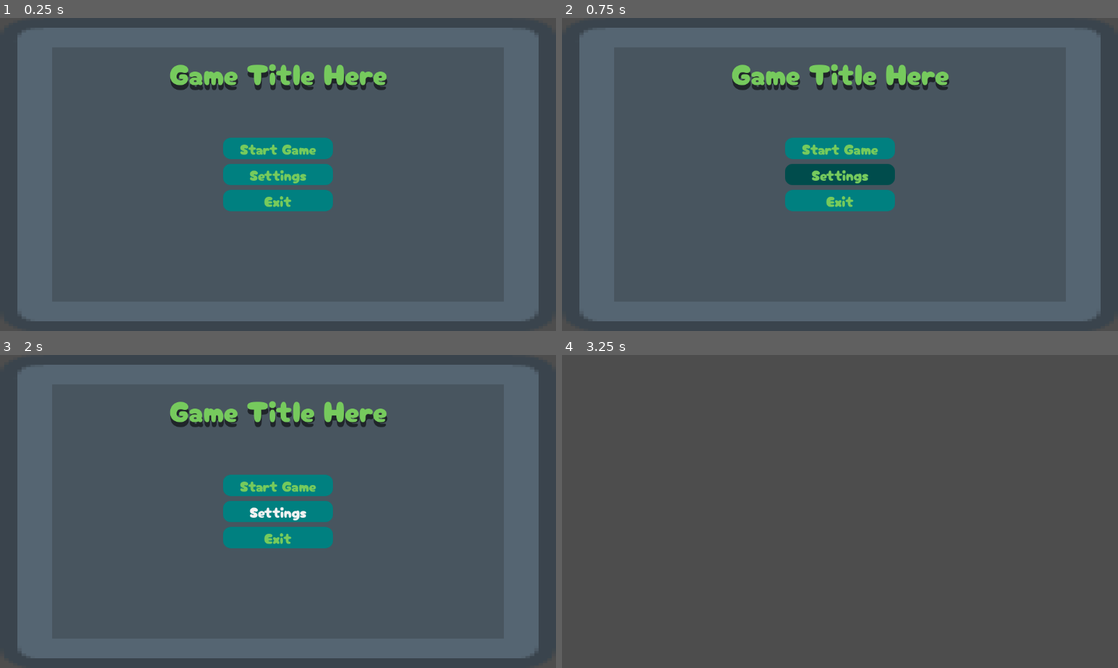
Above: before the commit, frames 1-4 (two rows, left to right).
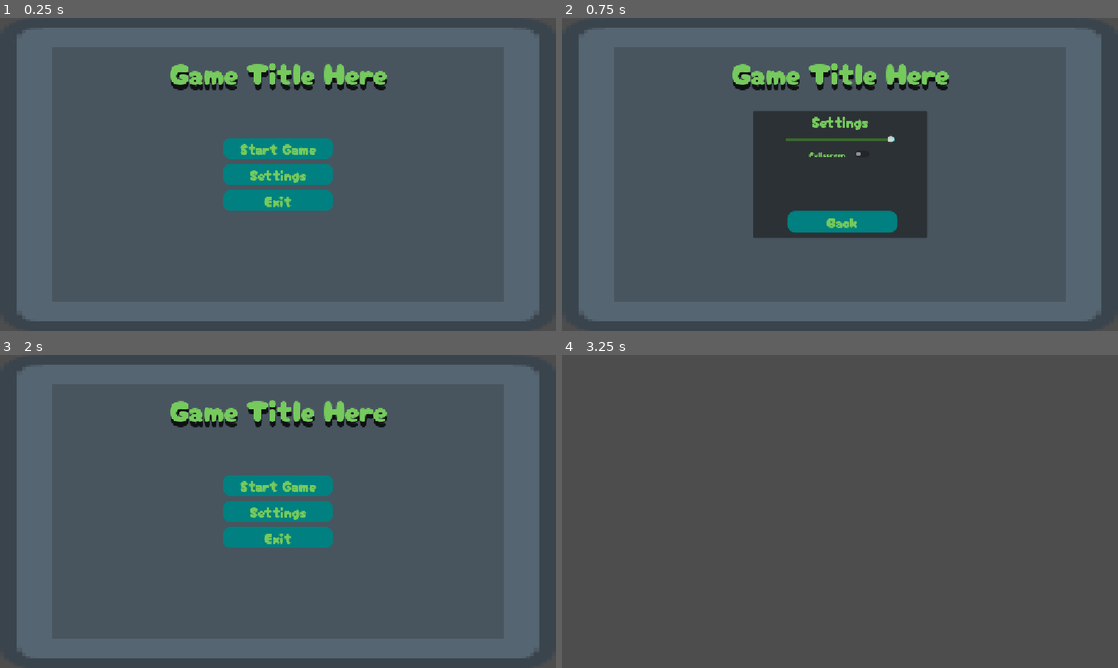
Above: after the commit, the same moments.

Repository: Meoah/Team-Awesome
Game: Godot game, scene res://Scenes/MainMenu.tscn
Two runs of this game, one before a commit and one after it. Both use one fixed random seed, a clock stepped at 60 frames per second and the inputs below. This scene is started directly instead of the project's main scene.
Inputs (mouse positions are in pixels of both pictures, inside the frame that each line leads up to):
- Up to frame 1 (0.25 s): no input
- Up to frame 2 (0.75 s): click "Settings" at 0.5 s
- Up to frame 3 (2 s): click (278, 558) at 1.25 s, where only the run after the commit has a clickable "Back"
- Up to frame 4 (3.25 s): click "Start Game" at 2 s; tap Enter at 2.75 s

The runs differ from the first frame. In frame 1, 1.0% of the frame differs, in the area x 3-97%, y 4-96%; in frame 2, 13%; in frame 3, 1.2%; in frame 4, nothing differs.

Commit message:
Main Menu updates
All main menu buttons are functional. The settings features are functional

Diff:
--- /dev/null
+++ b/MainMenu/Audio_Volume.gd
@@ -0,0 +1,13 @@
+extends HSlider
+
+@export var audio_bus_name: String #creates a variable of String type that will give a name to an audio bus
+
+var audio_bus_id #declares a variable that can be used as a parameter for the
+				 #AudioServer function
+
+func _ready():
+	audio_bus_id = AudioServer.get_bus_index(audio_bus_name)
+
+func _on_value_changed(value) -> void:
+	var db = linear_to_db(value) #converts volume to decibals
+	AudioServer.set_bus_volume_db(audio_bus_id, db)
--- /dev/null
+++ b/MainMenu/fullscreen_control.gd
@@ -0,0 +1,11 @@
+extends CheckButton
+
+
+
+
+
+func _on_toggled(toggled_on: bool) -> void:
+	if toggled_on == true:
+		DisplayServer.window_set_mode(DisplayServer.WINDOW_MODE_FULLSCREEN)
+	else:
+		DisplayServer.window_set_mode(DisplayServer.WINDOW_MODE_WINDOWED)
--- a/MainMenu/main_menu.gd
+++ b/MainMenu/main_menu.gd
@@ -1,10 +1,12 @@
 extends Control
+@onready var main_buttons = $MainButtons
+@onready var settings = $Settings
 
 
 # Called when the node enters the scene tree for the first time.
 func _ready():
-	pass # Replace with function body.
-
+	main_buttons.visible = true
+	settings.visible = false
 
 # Called every frame. 'delta' is the elapsed time since the previous frame.
 func _process(delta):
@@ -17,7 +19,14 @@
 
 func _on_settings_pressed():
 	print("Settings Pressed")
+	main_buttons.visible = false
+	settings.visible = true
 
 
 func _on_exit_pressed():
 	get_tree().quit() #exits out of game
+
+
+
+func _on_backbutton_pressed():
+	_ready()
--- a/Scenes/MainMenu.tscn
+++ b/Scenes/MainMenu.tscn
@@ -1,8 +1,11 @@
-[gd_scene load_steps=9 format=3 uid="uid://bs6fqe1euvjxa"]
+[gd_scene load_steps=14 format=3 uid="uid://bs6fqe1euvjxa"]
 
 [ext_resource type="Script" uid="uid://c5uuc65y6jov" path="res://MainMenu/main_menu.gd" id="1_8saeu"]
 [ext_resource type="Texture2D" uid="uid://mrwdcjhpn1jb" path="res://MainMenu/panel_grey_dark.png" id="2_ghw46"]
 [ext_resource type="FontFile" uid="uid://ciwjf56aydm2a" path="res://MainMenu/CherryBombOne-Regular.ttf" id="3_df05h"]
+[ext_resource type="AudioStream" uid="uid://dcnj3g2bih1qe" path="res://MainMenu/time_for_adventure.mp3" id="4_ghw46"]
+[ext_resource type="Script" uid="uid://c2kycjhjsowfw" path="res://MainMenu/Audio_Volume.gd" id="5_df05h"]
+[ext_resource type="Script" uid="uid://bubl3cxipu10w" path="res://MainMenu/fullscreen_control.gd" id="6_8um5k"]
 
 [sub_resource type="StyleBoxTexture" id="StyleBoxTexture_e6quo"]
 texture = ExtResource("2_ghw46")
@@ -34,6 +37,14 @@
 
 [sub_resource type="StyleBoxEmpty" id="StyleBoxEmpty_onc8m"]
 
+[sub_resource type="StyleBoxLine" id="StyleBoxLine_8saeu"]
+color = Color(0, 0.5019608, 0.5019608, 1)
+thickness = 6
+
+[sub_resource type="StyleBoxLine" id="StyleBoxLine_ghw46"]
+color = Color(0.22768125, 0.40849665, 0.17381111, 1)
+thickness = 6
+
 [node name="Main_Menu" type="Control"]
 layout_mode = 3
 anchors_preset = 15
@@ -43,7 +54,7 @@
 grow_vertical = 2
 script = ExtResource("1_8saeu")
 
-[node name="Panel" type="Panel" parent="."]
+[node name="Background" type="Panel" parent="."]
 layout_mode = 1
 anchors_preset = 15
 anchor_right = 1.0
@@ -52,7 +63,7 @@
 grow_vertical = 2
 theme_override_styles/panel = SubResource("StyleBoxTexture_e6quo")
 
-[node name="VBoxContainer" type="VBoxContainer" parent="."]
+[node name="MainButtons" type="VBoxContainer" parent="."]
 layout_mode = 1
 anchors_preset = 8
 anchor_left = 0.5
@@ -67,7 +78,7 @@
 grow_vertical = 2
 theme_override_constants/separation = 10
 
-[node name="Button" type="Button" parent="VBoxContainer"]
+[node name="StartButton" type="Button" parent="MainButtons"]
 layout_mode = 2
 theme_override_colors/font_color = Color(0.46247053, 0.792735, 0.36279032, 1)
 theme_override_colors/font_pressed_color = Color(0.4627451, 0.7921569, 0.3647059, 1)
@@ -82,7 +93,7 @@
 text = "Start Game
 "
 
-[node name="Button2" type="Button" parent="VBoxContainer"]
+[node name="SettingsButton" type="Button" parent="MainButtons"]
 layout_mode = 2
 theme_override_colors/font_color = Color(0.46247053, 0.792735, 0.36279032, 1)
 theme_override_colors/font_pressed_color = Color(0.4627451, 0.7921569, 0.3647059, 1)
@@ -96,7 +107,7 @@
 text = "Settings
 "
 
-[node name="Button3" type="Button" parent="VBoxContainer"]
+[node name="ExitButton" type="Button" parent="MainButtons"]
 layout_mode = 2
 theme_override_colors/font_color = Color(0.46247053, 0.792735, 0.36279032, 1)
 theme_override_colors/font_pressed_color = Color(0.4627451, 0.7921569, 0.3647059, 1)
@@ -131,6 +142,91 @@
 text = "Game Title Here
 "
 
-[connection signal="pressed" from="VBoxContainer/Button" to="." method="_on_start_pressed"]
-[connection signal="pressed" from="VBoxContainer/Button2" to="." method="_on_settings_pressed"]
-[connection signal="pressed" from="VBoxContainer/Button3" to="." method="_on_exit_pressed"]
+[node name="AudioStreamPlayer" type="AudioStreamPlayer" parent="."]
+stream = ExtResource("4_ghw46")
+autoplay = true
+bus = &"Music"
+
+[node name="Settings" type="Panel" parent="."]
+layout_mode = 1
+anchors_preset = 8
+anchor_left = 0.5
+anchor_top = 0.5
+anchor_right = 0.5
+anchor_bottom = 0.5
+offset_left = -180.5
+offset_top = -132.0
+offset_right = 180.5
+offset_bottom = 132.0
+grow_horizontal = 2
+grow_vertical = 2
+
+[node name="Label" type="Label" parent="Settings"]
+layout_mode = 1
+anchors_preset = 10
+anchor_right = 1.0
+offset_bottom = 46.0
+grow_horizontal = 2
+theme_override_colors/font_color = Color(0.4627451, 0.7921569, 0.3647059, 1)
+theme_override_fonts/font = ExtResource("3_df05h")
+theme_override_font_sizes/font_size = 30
+text = "Settings"
+horizontal_alignment = 1
+
+[node name="BackButton" type="Button" parent="Settings"]
+layout_mode = 0
+offset_left = 70.5
+offset_top = 208.0
+offset_right = 298.5
+offset_bottom = 252.0
+theme_override_colors/font_color = Color(0.46247053, 0.792735, 0.36279032, 1)
+theme_override_colors/font_pressed_color = Color(0.4627451, 0.7921569, 0.3647059, 1)
+theme_override_colors/font_hover_color = Color(0.4627451, 0.7921569, 0.3647059, 1)
+theme_override_fonts/font = ExtResource("3_df05h")
+theme_override_font_sizes/font_size = 30
+theme_override_styles/normal = SubResource("StyleBoxFlat_kenku")
+theme_override_styles/pressed = SubResource("StyleBoxFlat_e6quo")
+theme_override_styles/hover = SubResource("StyleBoxFlat_onc8m")
+theme_override_styles/focus = SubResource("StyleBoxEmpty_onc8m")
+text = "Back
+"
+
+[node name="AudioControl" type="HSlider" parent="Settings"]
+layout_mode = 1
+anchors_preset = 8
+anchor_left = 0.5
+anchor_top = 0.5
+anchor_right = 0.5
+anchor_bottom = 0.5
+offset_left = -112.0
+offset_top = -82.0
+offset_right = 112.0
+offset_bottom = -63.0
+grow_horizontal = 2
+grow_vertical = 2
+theme_override_styles/slider = SubResource("StyleBoxLine_8saeu")
+theme_override_styles/grabber_area = SubResource("StyleBoxLine_ghw46")
+theme_override_styles/grabber_area_highlight = SubResource("StyleBoxLine_ghw46")
+max_value = 1.0
+step = 0.05
+value = 1.0
+script = ExtResource("5_df05h")
+audio_bus_name = "Music"
+
+[node name="Fullscreen_Control" type="CheckButton" parent="Settings"]
+layout_mode = 0
+offset_left = 109.5
+offset_top = 72.0
+offset_right = 248.0
+offset_bottom = 107.0
+theme_override_colors/font_color = Color(0.4627451, 0.7921569, 0.3647059, 1)
+theme_override_fonts/font = ExtResource("3_df05h")
+text = "Fullscreen"
+script = ExtResource("6_8um5k")
+
+[connection signal="pressed" from="MainButtons/StartButton" to="." method="_on_start_pressed"]
+[connection signal="pressed" from="MainButtons/SettingsButton" to="." method="_on_settings_pressed"]
+[connection signal="pressed" from="MainButtons/ExitButton" to="." method="_on_exit_pressed"]
+[connection signal="pressed" from="Settings/BackButton" to="." method="_on_backbutton_pressed"]
+[connection signal="value_changed" from="Settings/AudioControl" to="Settings/AudioControl" method="_on_value_changed"]
+[connection signal="toggled" from="Settings/Fullscreen_Control" to="Settings/Fullscreen_Control" method="_on_toggled"]
--- /dev/null
+++ b/default_bus_layout.tres
@@ -0,0 +1,15 @@
+[gd_resource type="AudioBusLayout" format=3 uid="uid://c4lvin1rhrriy"]
+
+[resource]
+bus/1/name = &"Music"
+bus/1/solo = false
+bus/1/mute = false
+bus/1/bypass_fx = false
+bus/1/volume_db = 0.0
+bus/1/send = &"Master"
+bus/2/name = &"SFX"
+bus/2/solo = false
+bus/2/mute = false
+bus/2/bypass_fx = false
+bus/2/volume_db = 0.0
+bus/2/send = &"Master"
--- a/project.godot
+++ b/project.godot
@@ -17,7 +17,7 @@
 
 [display]
 
-window/stretch/mode="viewport"
+window/stretch/mode="canvas_items"
 
 [rendering]
 
Not shown, added: MainMenu/Audio_Volume.gd.uid
Not shown, added: MainMenu/fullscreen_control.gd.uid
Not shown, added: MainMenu/switch24.wav.import
Not shown, added: MainMenu/time_for_adventure.mp3.import
Not shown: 1 places in vro.tscn that only renumber resources
Not shown, added: MainMenu/switch24.wav
Not shown, added: MainMenu/time_for_adventure.mp3
